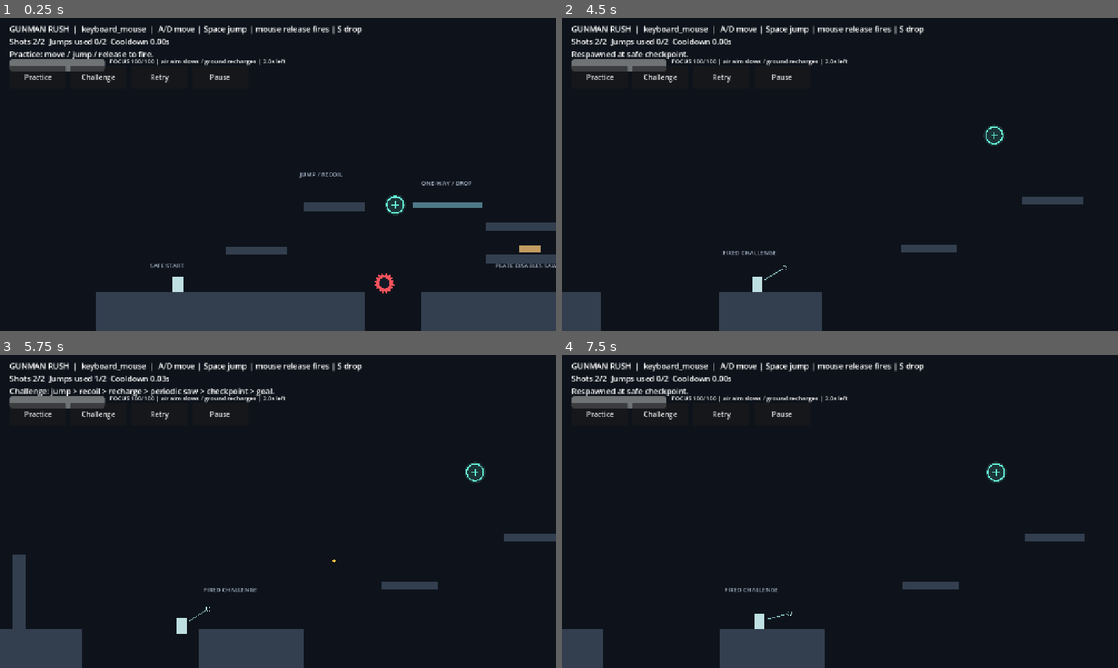
Above: before the commit, frames 1-4 (two rows, left to right).
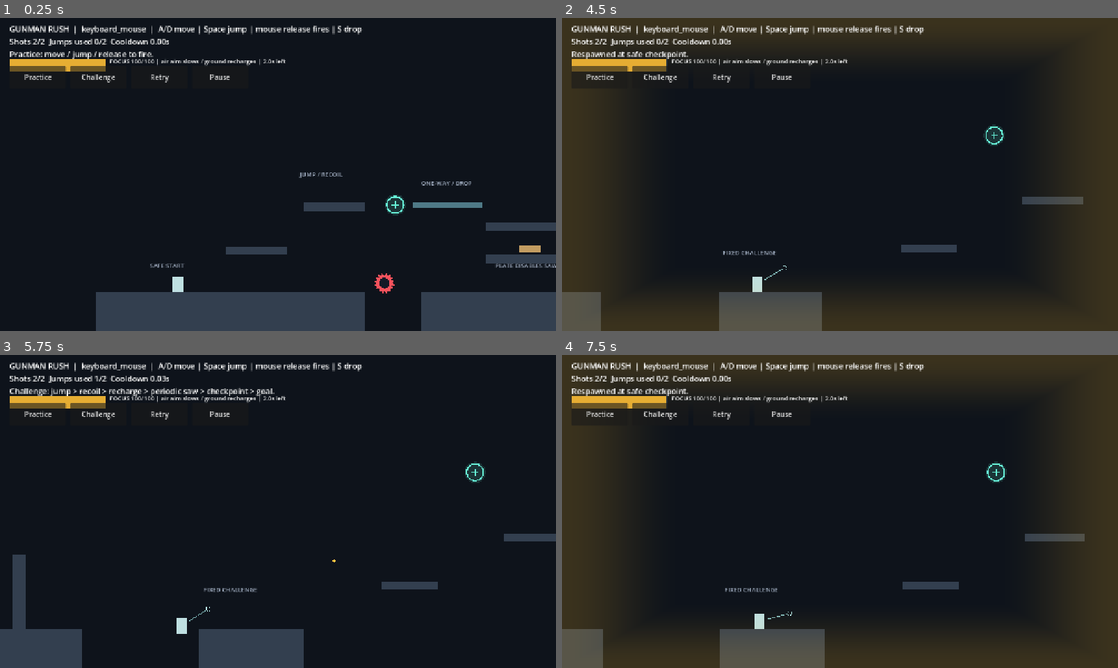
Above: after the commit, the same moments.

Repository: zhipijun1996/gunman-rush
Game: Godot game, scene res://scenes/test_levels/graybox.tscn
Two runs of this game, one before a commit and one after it. Both use one fixed random seed, a clock stepped at 60 frames per second and the inputs below.
Inputs (mouse positions are in pixels of both pictures, inside the frame that each line leads up to):
- Up to frame 1 (0.25 s): no input
- Up to frame 2 (4.5 s): click "Retry" at 0.5 s; click "Retry" at 1.25 s; click "Retry" at 2 s; click "Practice" at 2.75 s; click "Challenge" at 3.5 s; tap Enter at 4.25 s; move the mouse to (962, 158) at 4.27 s; hold D from 4.28 s (still down); tap R at 4.35 s; click (962, 158) at 4.42 s
- Up to frame 3 (5.75 s): tap Space at 4.52 s; release D at 5 s; drag from (166, 527) to (433, 473) at 5.02 s
- Up to frame 4 (7.5 s): move the mouse to (895, 442) at 5.77 s; hold A 5.78-6.5 s; tap R at 5.85, 7.35 s; click (895, 442) at 5.92 s; drag from (812, 574) to (673, 464) at 6.52 s; move the mouse to (1006, 558) at 7.27 s; hold D from 7.28 s (still down); click (1006, 558) at 7.42 s

The runs differ from the first frame. In frame 1, 0.7% of the frame differs, in the area x 1-19%, y 13-18%; in frame 2, 36%, in the area x 0-100%, y 0-100%; in frame 3, 0.7%; in frame 4, 36%.

Commit message:
feat: add soft golden screen-edge vignette for air focus

Diff:
--- a/scripts/player/air_focus_ability.gd
+++ b/scripts/player/air_focus_ability.gd
@@ -1,5 +1,7 @@
 class_name AirFocusAbility
 extends Node
+
+signal active_changed(value: bool)
 
 # Only this active single-player capability owns global time scaling. UI/input
 # remain unscaled; gameplay consumes the engine's shared scaled delta.
@@ -11,7 +13,11 @@
 var tuning: PlayerTuning
 var stamina := 0.0
 var air_time_used := 0.0
-var active := false
+var active := false:
+	set(value):
+		if active != value:
+			active = value
+			active_changed.emit(value)
 var exhausted := false
 var _previous_scale := 1.0
 
--- a/scripts/player/graybox.gd
+++ b/scripts/player/graybox.gd
@@ -82,6 +82,9 @@
 	var overlay := InputSetup.attach(player, controller.router)
 	overlay.pause_requested.connect(_toggle_pause)
 	overlay.reset_requested.connect(_retry)
+	var vignette := FocusVignette.new()
+	vignette.ability = controller.air_focus_ability
+	add_child(vignette)
 	_make_hud()
 	_add_sign(Vector2(25, 560), "SAFE START")
 	_add_sign(Vector2(370, 350), "JUMP / RECOIL")
@@ -156,8 +159,14 @@
 	canvas.add_child(hud)
 	focus_bar = ProgressBar.new()
 	focus_bar.position = Vector2(22, 95)
+	focus_bar.show_percentage = false
+	var bar_background := StyleBoxFlat.new()
+	bar_background.bg_color = Color(0.15, 0.2, 0.25)
+	var bar_fill := StyleBoxFlat.new()
+	bar_fill.bg_color = Color(0.9, 0.68, 0.2)
+	focus_bar.add_theme_stylebox_override("background", bar_background)
+	focus_bar.add_theme_stylebox_override("fill", bar_fill)
 	focus_bar.size = Vector2(220, 10)
-	focus_bar.show_percentage = false
 	canvas.add_child(focus_bar)
 	focus_label = Label.new()
 	focus_label.position = Vector2(252, 90)
--- /dev/null
+++ b/scripts/ui/focus_vignette.gd
@@ -0,0 +1,45 @@
+class_name FocusVignette
+extends CanvasLayer
+
+@export var ability: AirFocusAbility
+@export var enabled := true
+@export var tint := Color(1.0, 0.73, 0.16)
+@export_range(0.0, 1.0) var opacity := 0.32
+@export_range(0.01, 0.49) var edge_width := 0.22
+@export var fade_in_seconds := 0.12
+@export var fade_out_seconds := 0.18
+var _target := 0.0
+var _strength := 0.0
+var _rect: ColorRect
+var _shader_material: ShaderMaterial
+
+func _ready() -> void:
+	process_mode = Node.PROCESS_MODE_ALWAYS
+	# Above the viewport world canvas; touch controls and HUD are layer 1.
+	layer = 0
+	_rect = ColorRect.new()
+	_rect.mouse_filter = Control.MOUSE_FILTER_IGNORE
+	_shader_material = ShaderMaterial.new()
+	_shader_material.shader = preload("res://shaders/focus_vignette.gdshader")
+	_rect.material = _shader_material
+	_rect.visible = false
+	add_child(_rect)
+	_rect.set_anchors_and_offsets_preset(Control.PRESET_FULL_RECT)
+	if is_instance_valid(ability):
+		ability.active_changed.connect(_on_active_changed)
+		_on_active_changed(ability.active)
+
+func _on_active_changed(value: bool) -> void:
+	_target = 1.0 if value else 0.0
+
+func _process(delta: float) -> void:
+	var target := _target if enabled and is_instance_valid(ability) else 0.0
+	var seconds := fade_in_seconds if target > _strength else fade_out_seconds
+	# Fade in real time so the visual never takes four times longer in slow aim.
+	_strength = move_toward(_strength, target, delta / maxf(Engine.time_scale, 0.001) / maxf(seconds, 0.001))
+	_rect.visible = _strength > 0.0001
+	if _rect.visible:
+		_shader_material.set_shader_parameter("strength", _strength)
+		_shader_material.set_shader_parameter("tint", tint)
+		_shader_material.set_shader_parameter("opacity", clampf(opacity, 0.0, 1.0))
+		_shader_material.set_shader_parameter("edge_width", clampf(edge_width, 0.01, 0.49))
--- /dev/null
+++ b/shaders/focus_vignette.gdshader
@@ -0,0 +1,14 @@
+shader_type canvas_item;
+render_mode unshaded;
+
+uniform vec4 tint : source_color = vec4(1.0, 0.73, 0.16, 1.0);
+uniform float opacity : hint_range(0.0, 1.0) = 0.32;
+uniform float edge_width : hint_range(0.01, 0.49) = 0.22;
+uniform float strength : hint_range(0.0, 1.0) = 0.0;
+
+void fragment() {
+	// Transparent center; soft warm edges independent of camera and resolution.
+	vec2 border = min(UV, vec2(1.0) - UV);
+	float edge = 1.0 - smoothstep(0.0, edge_width, min(border.x, border.y));
+	COLOR = vec4(tint.rgb, edge * opacity * strength);
+}
Not shown, added: scripts/ui/focus_vignette.gd.uid
Not shown, added: shaders/focus_vignette.gdshader.uid
Not shown, changed: docs/acceptance_tests.md
Not shown, changed: docs/handoff.md
Not shown, changed: docs/visual_and_gamefeel.md
